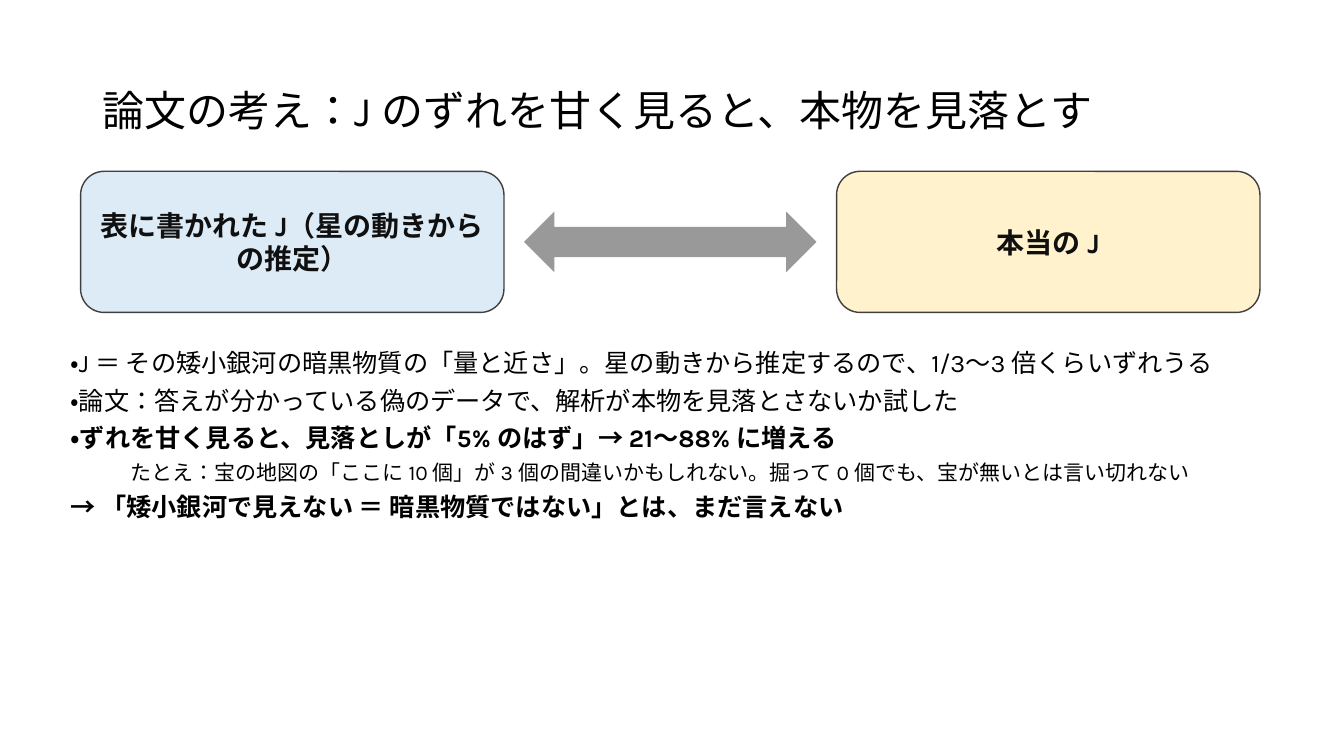
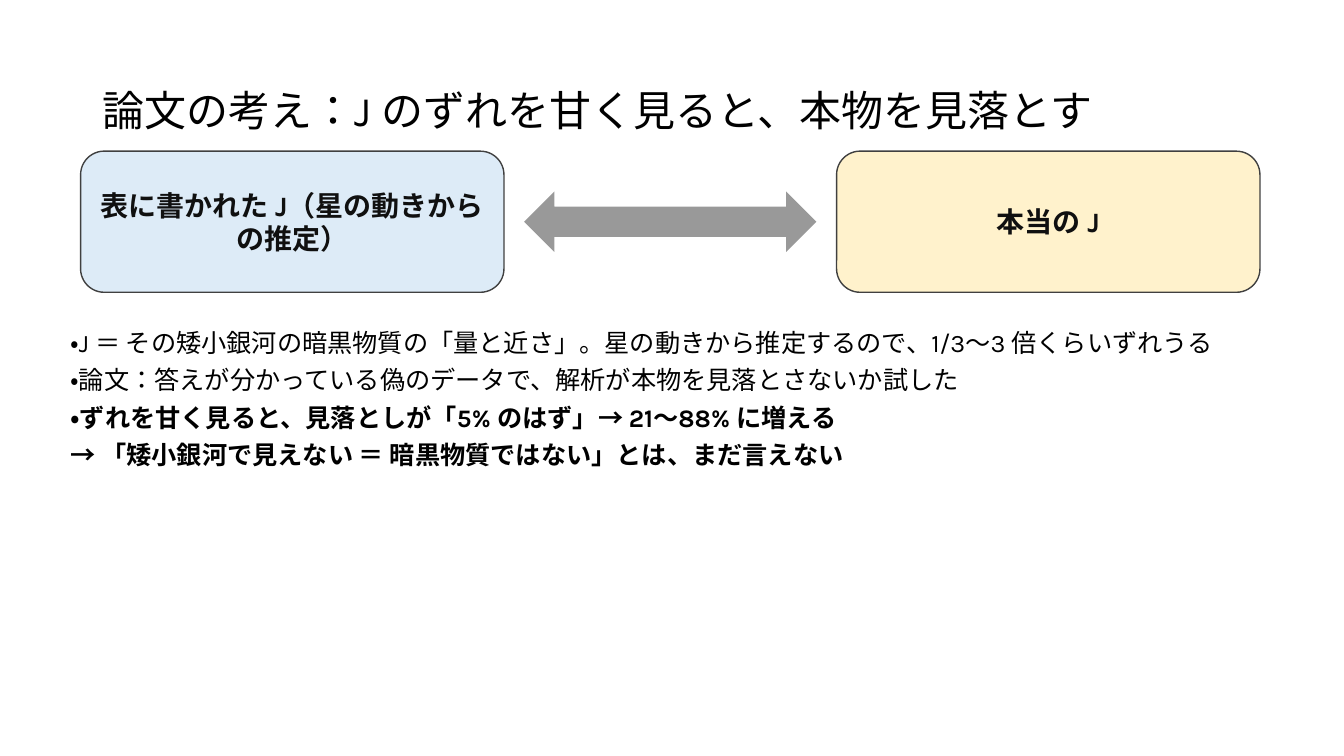
Before and after one commit to Mikann20041029/darkmatter-slides, a slide deck: slide 8 of slides/2026-10-09_研究報告_10枚版.pptx. Drawn at 1344x756 pixels with LibreOffice and Linux fonts; fonts in the diff are those of the drawing. Boxes give left, top, right and bottom in pixels: in the first picture for what was removed or moved away, otherwise in the second. Text is boxed around its words. In the diff, an @@ line names an element or a change of style, - is before the commit and + after.

```diff
--- a/slides/2026-10-09_研究報告_10枚版.pptx
+++ b/slides/2026-10-09_研究報告_10枚版.pptx
@@ 2 rounded rectangles, 1 left right arrow moved together from (x1=81, y1=171, x2=1260, y2=313) to (x1=81, y1=151, x2=1260, y2=292) @@
@@ text "・J ＝ その矮小銀河の暗黒物質の「量と近さ」。星の動きから推定するので、1/3〜3 倍くらいずれうる" moved from (x1=70, y1=350, x2=1213, y2=519) to (x1=70, y1=330, x2=1213, y2=467) @@
@@ text "・J ＝ その矮小銀河の暗黒物質の「量と近さ」。星の動きから推定するので、1/3〜3 倍くらいずれうる" at (x1=70, y1=330, x2=1213, y2=467): indent changed @@
@@ text at (x1=131, y1=462, x2=1189, y2=482): paragraph removed @@
-たとえ：宝の地図の「ここに 10 個」が 3 個の間違いかもしれない。掘って 0 個でも、宝が無いとは言い切れない
```
Also in this commit, not shown: 8 other slides changed.
